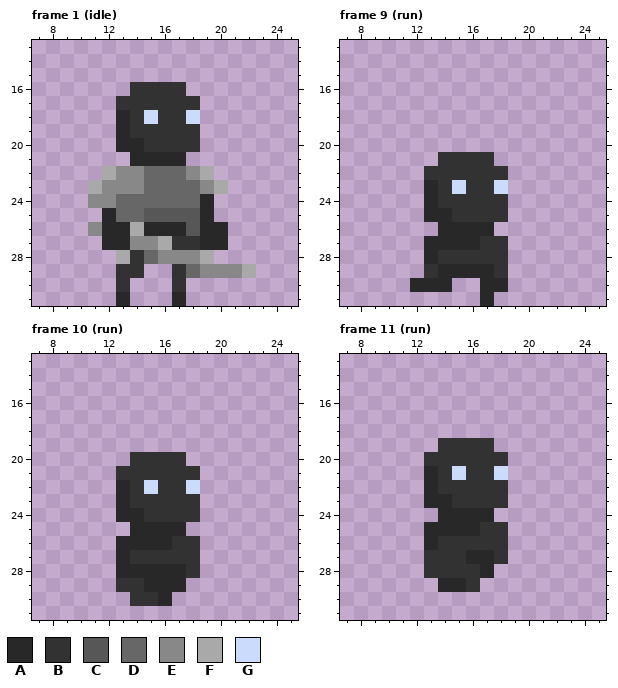
Pixel-art file, stored at PixelEngine/res/sprites/player_.aseprite. The first picture shows the starting point.
32x32 pixels, 26 frames. Colours within 5 levels of each other are drawn and written as one. Shown: frame 1 (idle): x 7..25, y 13..31; frame 9 (run): x 7..25, y 13..31; frame 10 (run): x 7..25, y 13..31; frame 11 (run): x 7..25, y 13..31. The commit also changed other frames, which this record leaves out.
Visible layers, top first: "Layer 2", "Layer 1".
Palette (. is transparent): A #282828  B #323232  C #575757  D #676767  E #888888  F #a9a9a9  G #cbdbfc
Pixels before, frame 1 (idle), first column x 11:
16 ...BBBB.....
17 ..BBBBBB....
18 ..ABGBBG....
19 ..ABBBBB....
20 ..AABBBB....
21 ...AAAA.....
22 .FEEDDDEF...
23 FEEEDDDDEF..
24 EEDDDDDDA...
25 .ADDCCCCA...
26 EAAFAAACAA..
27 .AAEEFBBAA..
28 ..FBDEEEF...
29 ..BB..BDEEEF
30 ..B...B.....
31 ..A...A.....
Pixels before, frame 9 (run), first column x 12:
21 ..BBBB.
22 .BBBBBB
23 .ABGBBG
24 .ABBBBB
25 .AABBBB
26 ..AAAA.
27 .AAAABB
28 .ABBBBB
29 .BAAAAB
30 AAA..AA
31 .....A.
Pixels before, frame 10 (run), first column x 13:
20 .BBBB.
21 BBBBBB
22 ABGBBG
23 ABBBBB
24 AABBBB
25 .AAAA.
26 AAAABB
27 ABBBBB
28 AAAAAB
29 BBAAA.
30 .BBA..
Pixels before, frame 11 (run), first column x 13:
19 .BBBB.
20 BBBBBB
21 ABGBBG
22 ABBBBB
23 AABBBB
24 .AAAA.
25 AAAABB
26 ABBBBB
27 BBBAAB
28 BBBBA.
29 .AAB..
After:
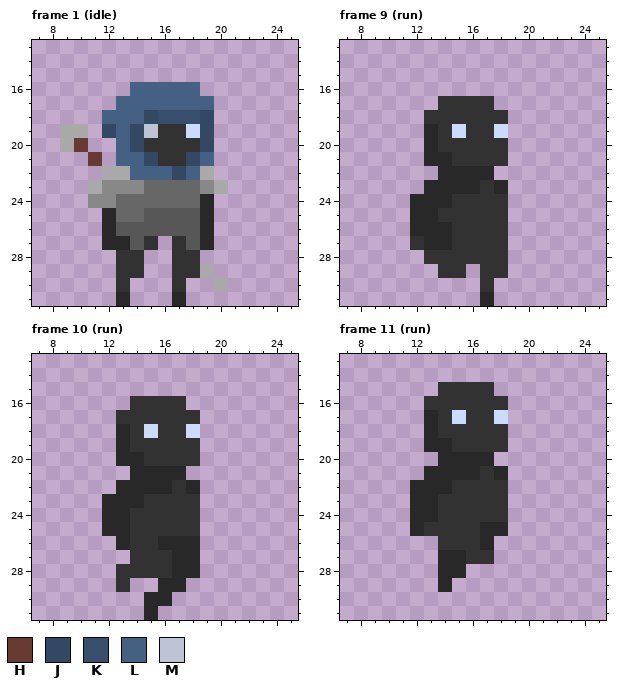
Colours new in this view: H #663931  J #324863  K #374f6c  L #446184  M #bcc4d5
The exact change:
layer "Arms" added
layer "Layer 3" now shown
Frame 1 (idle), layers "Layer 3", "Layer 2", "Layer 1":
y 16: x 14..18 BBBB. -> LLLLL
y 17: x 13..19 BBBBBB. -> LLLLLLL
y 18: x 12..19 .ABGBBG. -> LLLJKKKJ
y 19: x 9..10 .. -> FF; x 12..15 .ABB -> JLJM; x 18..19 B. -> GJ
y 20: x 9..10 .. -> FH; x 13..14 AA -> LJ; x 19 . -> J
y 21: x 11 . -> H; x 13..19 .AAAA.. -> LLJBBJL
y 22: x 13..18 EEDDDE -> FLLLJL
y 26: x 11 E -> .; x 13..17 AFAAA -> CCCCC; x 20 A -> .
y 27: x 14..16 EEF -> CB.; x 18 B -> C; x 20 A -> .
y 28: x 13 F -> B; x 15..19 DEEEF -> ..BB.
y 29: x 18..22 DEEEF -> BF...
y 30: x 20 . -> F
Frame 9 (run), layers "Arms", "Layer 1":
y 17: x 14..17 .... -> BBBB
y 18: x 13..18 ...... -> BBBBBB
y 19: x 13..18 ...... -> ABGBBG
y 20: x 13..18 ...... -> ABBBBB
y 21: x 13..14 .B -> AA; x 18 . -> B
y 22: x 13..18 BBBBBB -> .AAAA.
y 23: x 14..16 BGB -> AAA; x 18 G -> A
y 24: x 12 . -> A; x 14 B -> A
y 25: x 12 . -> A; x 14 A -> B
y 26: x 12..13 .. -> AA; x 15..18 AAA. -> BBBB
y 27: x 12 . -> B; x 15..16 AA -> BB
y 28: x 13 A -> B
y 29: x 13..17 BAAAA -> .BB.B
y 30: x 12..14 AAA -> ...; x 17..18 AA -> B.
Frame 10 (run), layers "Arms", "Layer 1":
y 16: x 14..17 .... -> BBBB
y 17: x 13..18 ...... -> BBBBBB
y 18: x 13..18 ...... -> ABGBBG
y 19: x 13..18 ...... -> ABBBBB
y 20: x 13..14 .B -> AA; x 18 . -> B
y 21: x 13..18 BBBBBB -> .AAAA.
y 22: x 14..16 BGB -> AAA; x 18 G -> A
y 23: x 12 . -> A; x 14 B -> A
y 24: x 12 . -> A; x 14 A -> B
y 25: x 12..18 ..AAAA. -> AABBBBB
y 26: x 14..15 AA -> BB; x 17..18 BB -> AA
y 27: x 13 A -> .; x 17..18 BB -> AA
y 28: x 13..16 AAAA -> BBBB; x 18 B -> A
y 29: x 14..15 BA -> ..
y 30: x 14..15 BB -> .A
y 31: x 15 . -> A
Frame 11 (run), layers "Arms", "Layer 1":
y 15: x 14..17 .... -> BBBB
y 16: x 13..18 ...... -> BBBBBB
y 17: x 13..18 ...... -> ABGBBG
y 18: x 13..18 ...... -> ABBBBB
y 19: x 13..14 .B -> AA; x 18 . -> B
y 20: x 13..18 BBBBBB -> .AAAA.
y 21: x 14..16 BGB -> AAA; x 18 G -> A
y 22: x 12 . -> A; x 14 B -> A
y 23: x 12 . -> A; x 14 A -> B
y 24: x 12..18 ..AAAA. -> AABBBBB
y 25: x 12..18 .AAAABB -> ABBBBAA
y 26: x 13 A -> .; x 17..18 BB -> A.
y 27: x 13..18 BBBAAB -> .AABB.
y 28: x 13..17 BBBBA -> .AA..
y 29: x 15..16 AB -> ..
